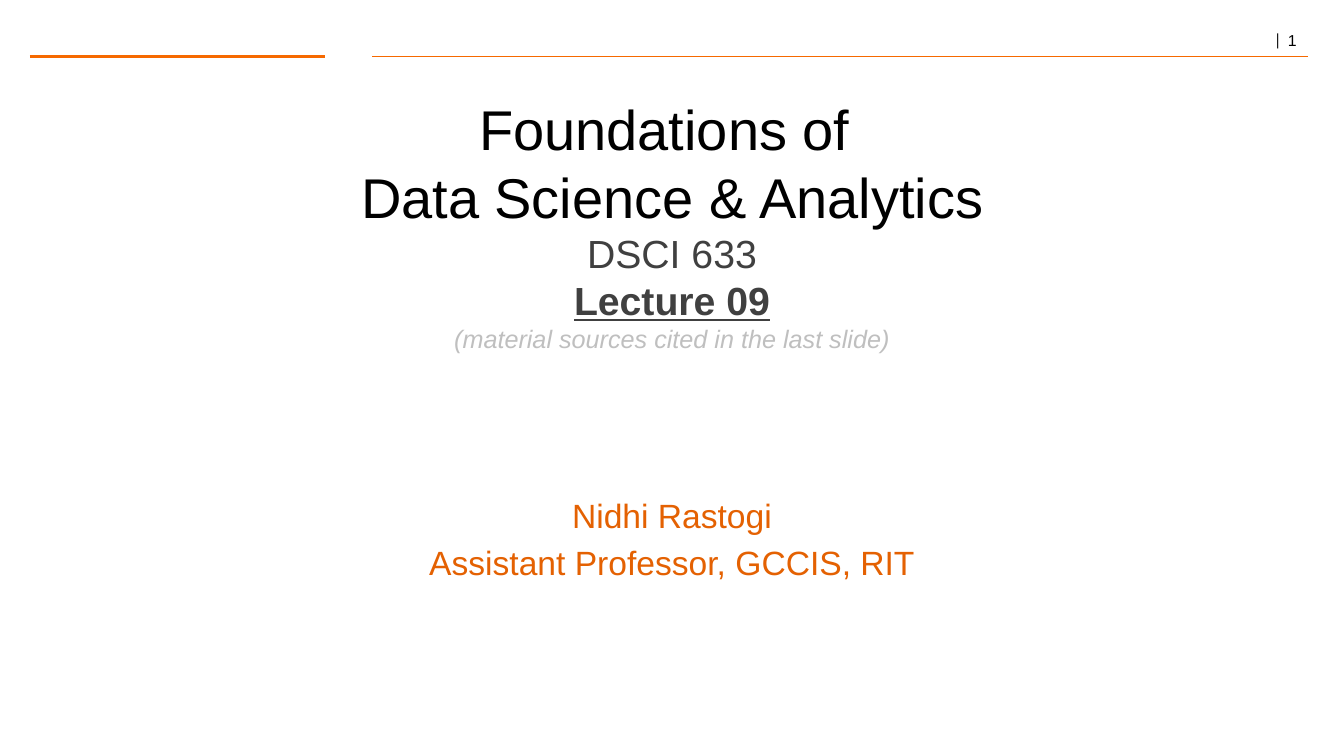
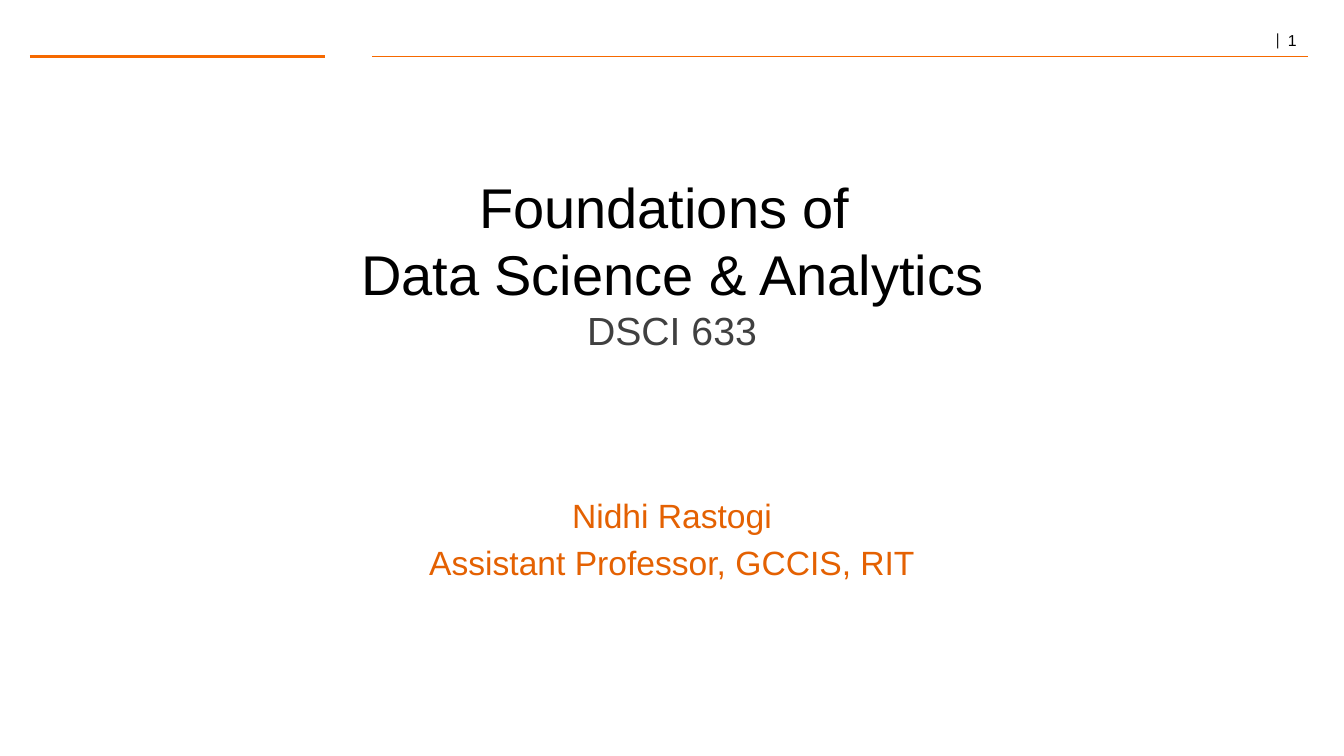
Before and after one commit to gk5951/RIT-DSCI-633-FDS, a slide deck: slide 1 of Syllabus/Lecture09/Lec09.pptx. Drawn at 1344x756 pixels with LibreOffice and Linux fonts; fonts in the diff are those of the drawing; background and template pictures are left out. Boxes give left, top, right and bottom in pixels: in the first picture for what was removed or moved away, otherwise in the second. Text is boxed around its words. In the diff, an @@ line names an element or a change of style, - is before the commit and + after.

```diff
--- a/Syllabus/Lecture09/Lec09.pptx
+++ b/Syllabus/Lecture09/Lec09.pptx
@@ text at (x1=454, y1=287, x2=889, y2=353): paragraphs removed @@
-Lecture 09
-(material sources cited in the last slide)
```
Also in this commit, not shown: 4 other slides changed, 5 slides removed, 3 other files.
